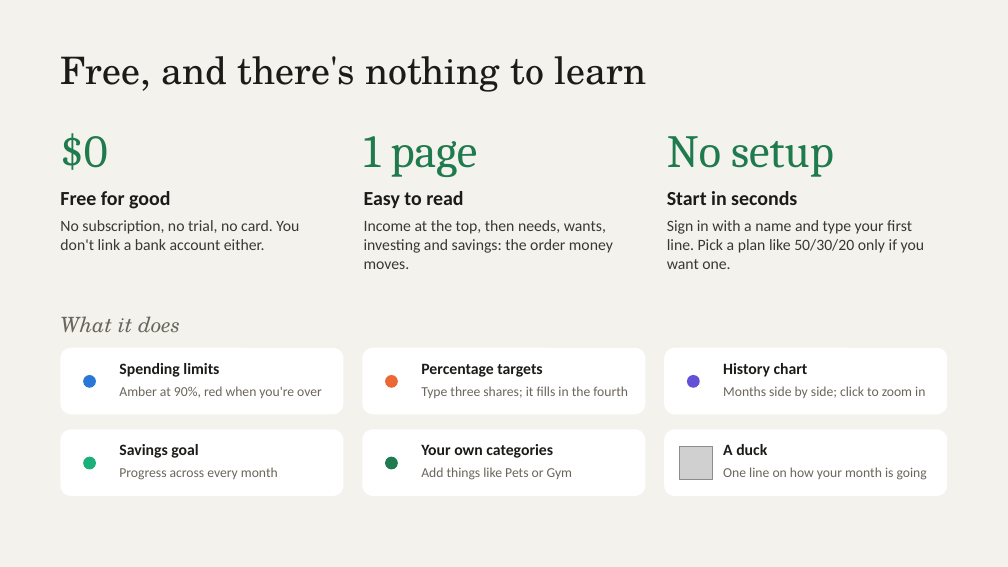
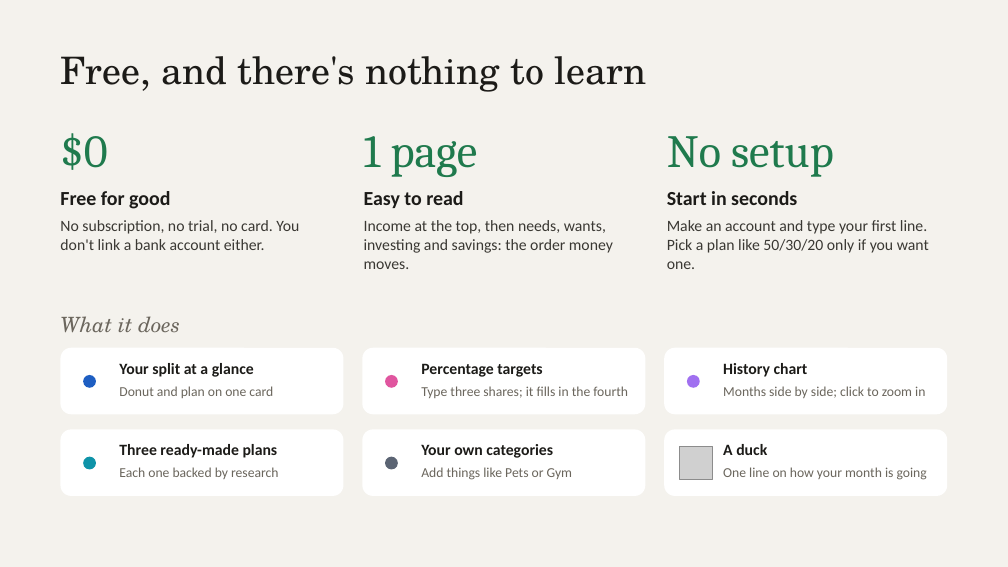
Before and after one commit to sourypink/Sliced-Bread, a slide deck: slide 3 of Sliced Bread.pptx. Drawn at 1008x567 pixels with LibreOffice and Linux fonts; fonts in the diff are those of the drawing; grey boxes stand for pictures; background and template pictures are left out. Boxes give left, top, right and bottom in pixels: in the first picture for what was removed or moved away, otherwise in the second. Text is boxed around its words. In the diff, an @@ line names an element or a change of style, - is before the commit and + after.

```diff
--- a/Sliced Bread.pptx
+++ b/Sliced Bread.pptx
@@ text at (667,220,929,269): text changed @@
-Sign in with a name and type your first line. Pick a plan like 50/30/20 only if you want one.
+Make an account and type your first line. Pick a plan like 50/30/20 only if you want one.
@@ ellipse at (83,375,96,388): fill #2A78D6 to #1E5EC2 @@
@@ text at (119,363,254,377): text changed @@
-Spending limits
+Your split at a glance
@@ text at (119,386,273,398): text changed @@
-Amber at 90%, red when you're over
+Donut and plan on one card
@@ ellipse at (385,375,398,388): fill #EB6834 to #E0559F @@
@@ ellipse at (687,375,700,388): fill #6250D6 to #A070F0 @@
@@ text at (119,444,278,458): text changed @@
-Savings goal
+Three ready-made plans
@@ ellipse at (83,457,96,470): fill #1BAF7A to #0E93A8 @@
@@ text at (119,467,278,479): text changed @@
-Progress across every month
+Each one backed by research
@@ ellipse at (385,457,398,470): fill #1F7A4D to #5B6473 @@
```
Also in this commit, not shown: 2 other slides changed, 1 slide added.
